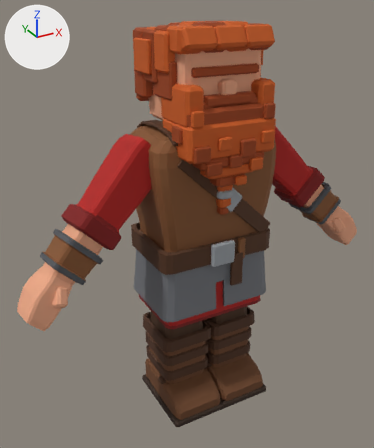
Renders of the Blender file Chopper/Art/Blender/chopper_rigged.blend from each side of a commit.
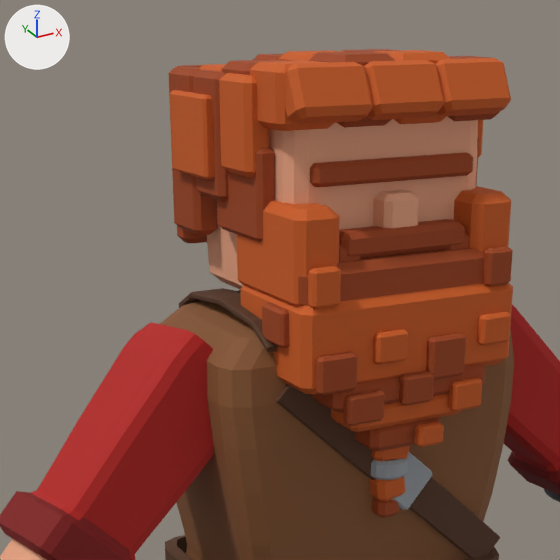
Each version appears first whole from a 50 mm camera at (-1.125, -1.92, 1.888) aimed at (-0.06, 0.016, 0.92), and next in a close-up on the part from 17% to 79% of the width and 0% to 52% of the height. Every picture has the same lights, and +X, +Y and +Z are marked at upper left. The first two pictures are the older version.

In view in the first close-up: 'chopper_beard', 'chopper_belt', 'chopper_hair', 'chopper_head', 'chopper_shirt', 'chopper_vest' and 1 more.
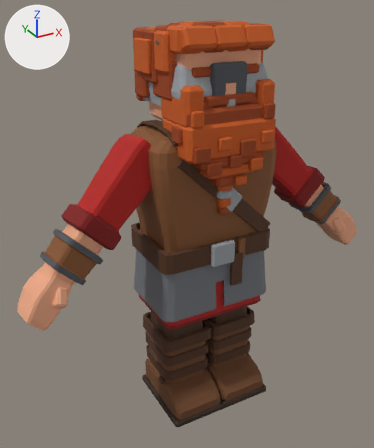
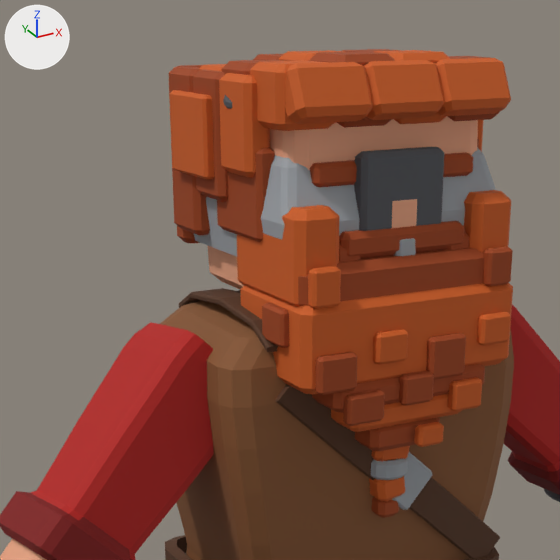
Edits to the scene script, one JSON object a line:
```json
{"op": "add", "block": "mat_m_chopper_gear", "code": ["mat_m_chopper_gear = bpy.data.materials.new('M_Chopper_Gear')", "mat_m_chopper_gear.use_nodes = True; mat_m_chopper_gear.node_tree.nodes.clear()", "_N = mat_m_chopper_gear.node_tree.nodes; _L = mat_m_chopper_gear.node_tree.links", "n0 = _N.new('ShaderNodeBsdfPrincipled'); n0.name = 'Principled BSDF'", "n0.inputs[2].default_value = 0.8  # 'Roughness'", "n1 = _N.new('ShaderNodeOutputMaterial'); n1.name = 'Material Output'", "n2 = _N.new('ShaderNodeVertexColor'); n2.name = 'Color Attribute'", "n2.layer_name = 'Col'", "_L.new(n0.outputs[0], n1.inputs[0])  # 'BSDF' to 'Surface'", "_L.new(n2.outputs[0], n0.inputs[0])  # 'Color' to 'Base Color'"]}
{"op": "add", "block": "me_chopper_helmet", "code": ["me_chopper_helmet = bpy.data.meshes.new('chopper_helmet')", "me_chopper_helmet.from_pydata(...)  # 700 vertices, 566 faces; spans x -0.232..0.232, y -0.236..0.183, z 1.39..1.765", "me_chopper_helmet.materials.append(mat_m_chopper_gear)"]}
{"op": "add", "block": "ob_chopper_helmet", "code": ["ob_chopper_helmet = bpy.data.objects.new('chopper_helmet', me_chopper_helmet)", "ob_chopper_helmet.location = (0.0, 0.0, 0.0)"]}
```

Pixel boxes [x1, y1, x2, y2] of what changed, in the close-ups (560 x 560 px):
```json
{"object": "chopper_helmet", "change": "added", "after": [194, 95, 496, 256]}
```
